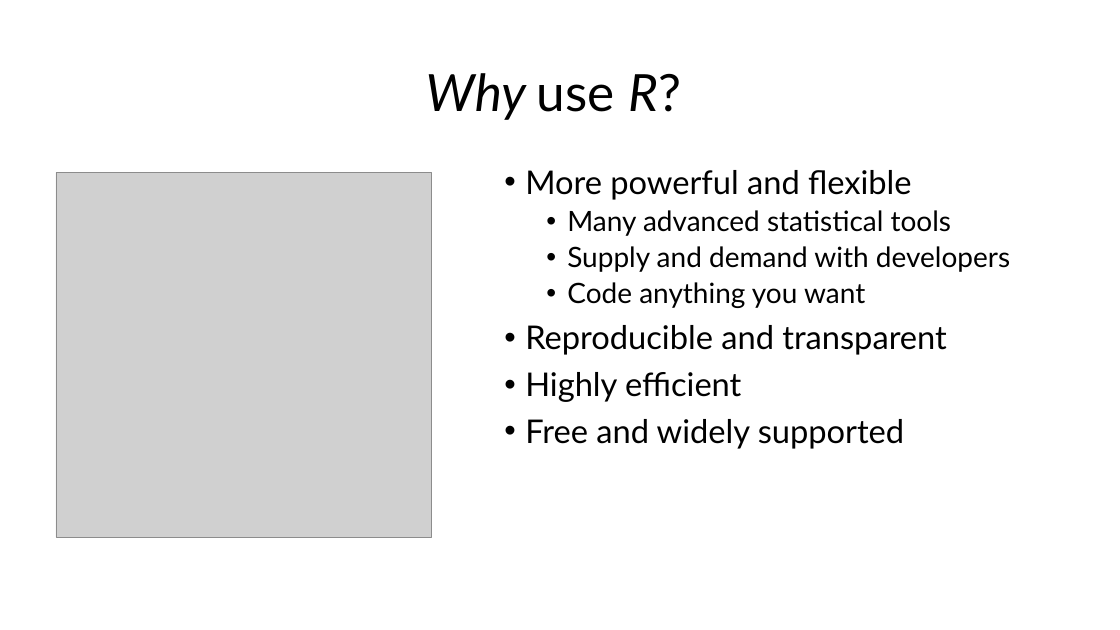
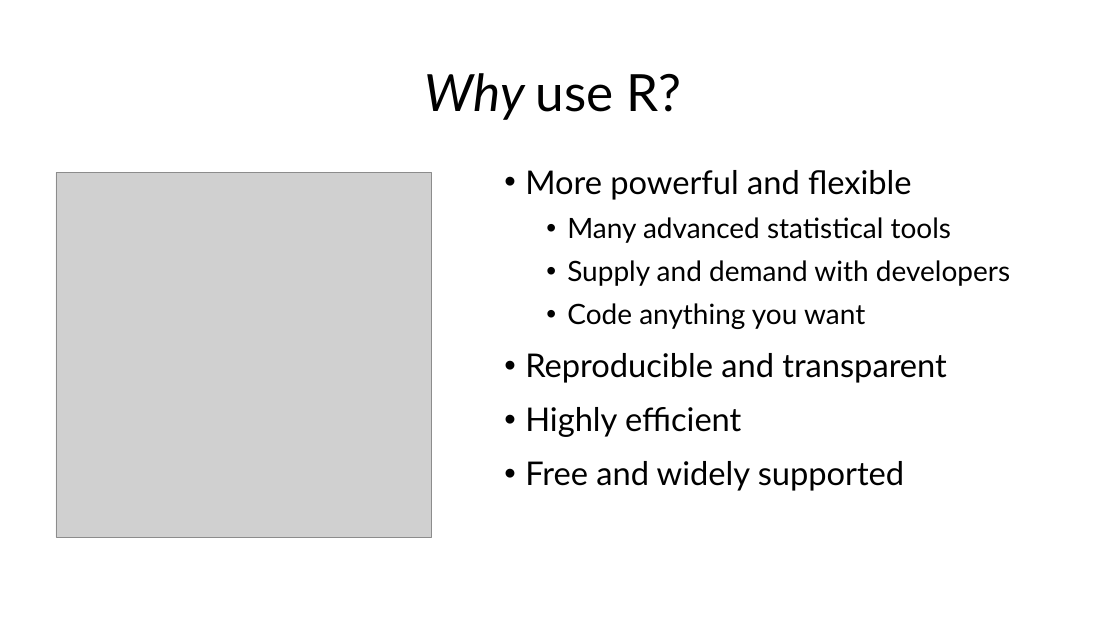
Before and after one commit to emljames/introR, a slide deck: slide 5 of Introduction to R - Intro slides.pptx. Drawn at 1120x630 pixels with LibreOffice and Linux fonts; fonts in the diff are those of the drawing; grey boxes stand for pictures. Boxes give left, top, right and bottom in pixels: in the first picture for what was removed or moved away, otherwise in the second. Text is boxed around its words. In the diff, an @@ line names an element or a change of style, - is before the commit and + after.

```diff
--- a/Introduction to R - Intro slides.pptx
+++ b/Introduction to R - Intro slides.pptx
@@ title "Why use R?" at box(425, 73, 682, 120): italic off in "R?" @@
@@ text "More powerful and flexible" at box(525, 170, 1010, 491): more space between paragraphs @@
```
Also in this commit, not shown: 5 other slides changed, 3 other files.
